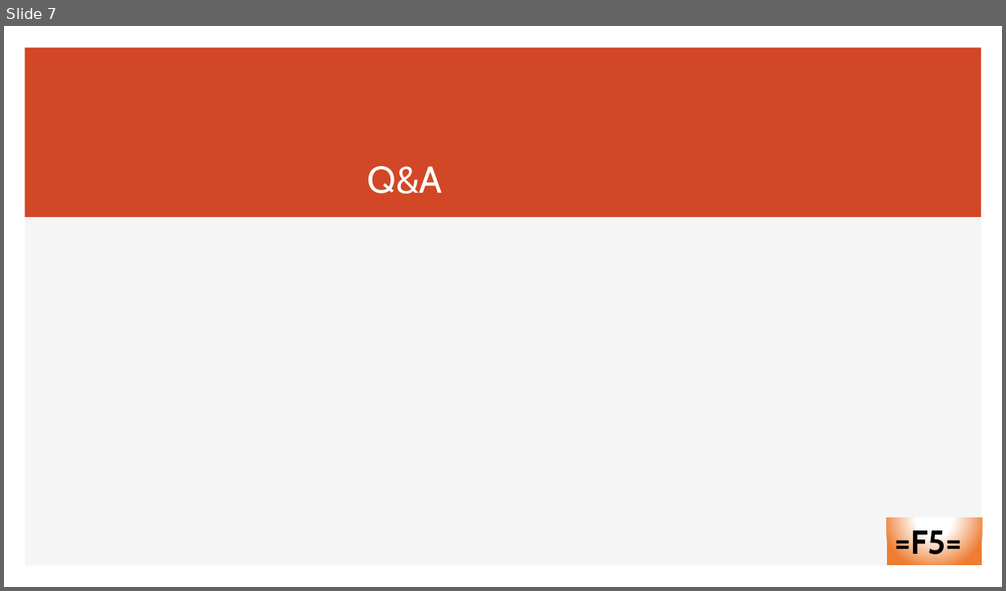
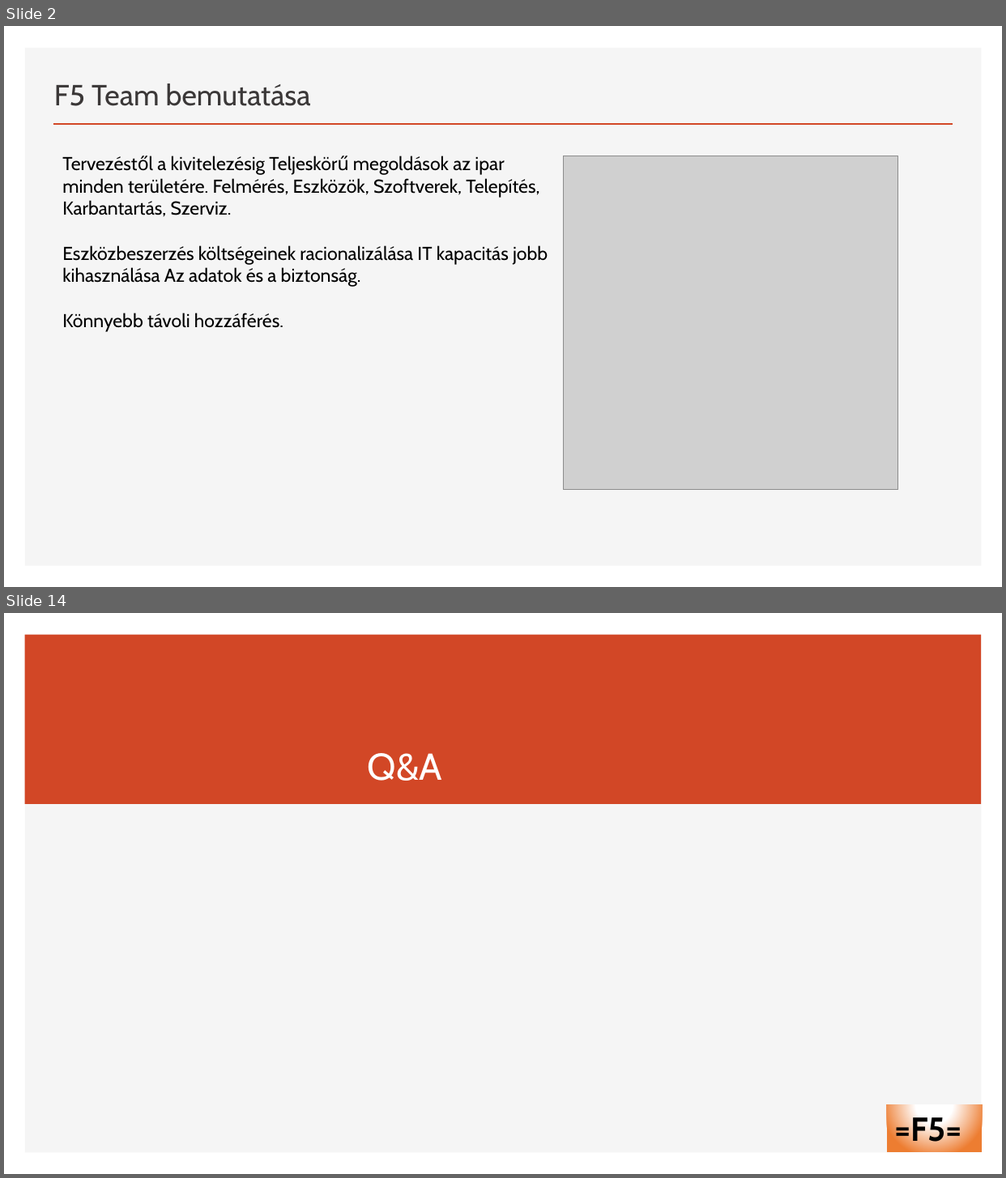
Before and after one commit to nikolettkoch/IKTProjectmunka_F5Team, a slide deck: F5 team bemutató.pptx. Shown one above the other, each under a label of ours: slide 7 before the commit, slides 2 and 14 after it; the slides between them are not shown. The pictures are 1006x591 and 1006x1178 pixels, drawn with LibreOffice and Linux fonts; fonts in the diff are those of the drawing; grey boxes stand for pictures. Boxes give left, top, right and bottom in pixels: in the first picture for what was removed or moved away, otherwise in the second. Text is boxed around its words. In the diff, an @@ line names an element or a change of style, - is before the commit and + after.

```diff
--- a/F5 team bemutató.pptx
+++ b/F5 team bemutató.pptx
@@ slide 2 added at box(4, 26, 1002, 587), background #FFFFFF; not listed: 1 template element that a slide beside it also shows @@
@@ title added at box(54, 84, 311, 106), 28 pt, text #3B3838 @@
+F5 Team bemutatása
@@ line added from (53, 124) to (953, 124), #D24726 2 pt @@
@@ text added at box(62, 156, 548, 332), 18 pt, text #000000 @@
+Tervezéstől a kivitelezésig Teljeskörű megoldások az ipar minden területére. Felmérés, Eszközök, Szoftverek, Telepítés, Karbantartás, Szerviz.
+Eszközbeszerzés költségeinek racionalizálása IT kapacitás jobb kihasználása Az adatok és a biztonság.
+Könnyebb távoli hozzáférés.
@@ picture added at box(563, 156, 898, 489) @@
@@ what was slide 7 is now slide 14 @@
```
Also in this commit, not shown: 6 slides changed, 6 other slides added, 1 other file.
